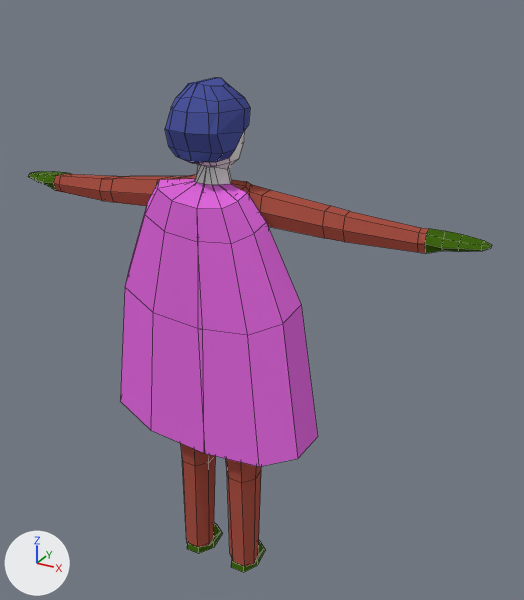
One commit to the Blender file Assets/Models/dancer2.blend: the scene before it, then after it.
Before and after are seen from a 50 mm camera at (13.3, -20.5, 22.8) aimed at (1.5, 1.0, 12.0). Every picture has the same lights, and +X, +Y and +Z are marked at lower left. Mesh edges are drawn as thin lines.

Names of what the first picture shows: 'Body'.
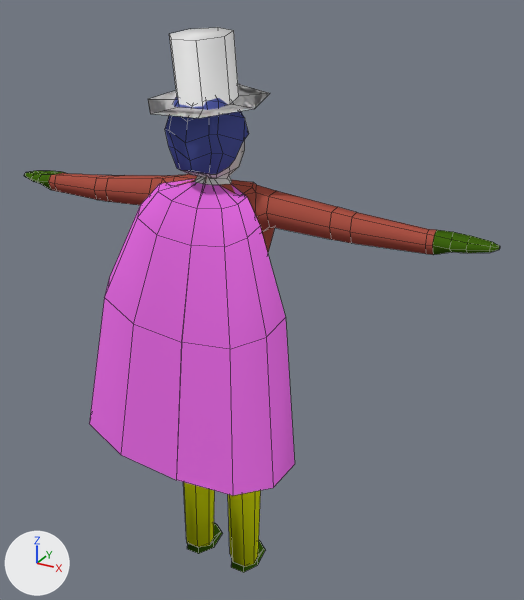
Boxes [x1, y1, x2, y2] around the edits, measured in the pictures (524 x 600 px; the box of a moved part takes in the faces that stretch with it):
```json
{"object": "Body", "change": "reshaped, shading changed, recoloured", "before": [28, 78, 492, 572], "after": [24, 97, 500, 572], "on screen": "red to yellow"}
{"object": "Circle", "change": "added", "after": [148, 27, 270, 118]}
{"part": 1, "of": "me_circle", "change": "moved or reshaped", "before": [28, 78, 492, 467], "after": [24, 98, 500, 496]}
{"part": 2, "of": "me_circle", "change": "shading changed", "before": [165, 97, 265, 572], "after": [165, 97, 265, 572]}
{"part": 3, "of": "me_circle", "change": "recoloured", "before": [183, 482, 261, 567], "after": [183, 482, 261, 567], "on screen": "red to yellow"}
```

The change, as JSON lines over the scene's bpy script:
```json
{"op": "add", "block": "mat_material_006", "code": ["mat_material_006 = diffuse_material('Material.006')", "mat_material_006.base_color = (0.726, 0.8, 0.00523)  # yellow #dde710"]}
{"block": "me_circle", "where": "# used by ob_body; location = (0.0, 0.0, 3.34)"}
{"op": "remove", "block": "me_circle", "code": "me_circle.from_pydata(...)  # 226 vertices, 212 faces; spans x -0.1..9.4, y -1.4..1.7, z -3.2..16.5"}
{"op": "add", "block": "me_circle", "code": "me_circle.from_pydata(...)  # 226 vertices, 212 faces; spans x -0.1..9.7, y -2.9..1.7, z -3.2..16.4"}
{"block": "me_circle", "change": "me_circle part 1: 144 of 226 vertices moved; they spanned x -0.1..9.4, y -1.4..1.7, z 2.6..16.5 and now span x -0.1..9.7, y -2.9..1.7, z 2.6..16.2; mean shift (0.1, -0.1, -0.1); largest move (0.0, -0.9, 2.6) -> (0.0, -2.8, 2.6)"}
{"block": "me_circle", "change": "me_circle part 2: all faces are now shaded smooth (212 of 212 changed)"}
{"block": "me_circle", "change": "me_circle part 3: all 21 faces centred in x 0.3..1.9, y -0.6..1.2, z -0.9..4.3 switch from mat_material_001 (red #ad5447) to mat_material_006 (yellow #dde710)"}
{"op": "add", "block": "me_circle_002", "code": ["me_circle_002 = bpy.data.meshes.new('Circle.002')", "me_circle_002.from_pydata(...)  # 21 vertices, 16 faces; spans x -1.18..1.18, y -1.09..1.21, z 0.0..1.19", "me_circle_002.polygons.foreach_set('use_smooth', [True] * 16)"]}
{"op": "add", "block": "ob_circle", "code": ["ob_circle = bpy.data.objects.new('Circle', me_circle_002)", "ob_circle.location = (-0.03, 0.05, 19.21)", "ob_circle.rotation_euler = (0.127, 0.0, 0.0)  # degrees (7.3, 0, 0)", "ob_circle.scale = (1.75, 1.75, 1.75)"]}
```
